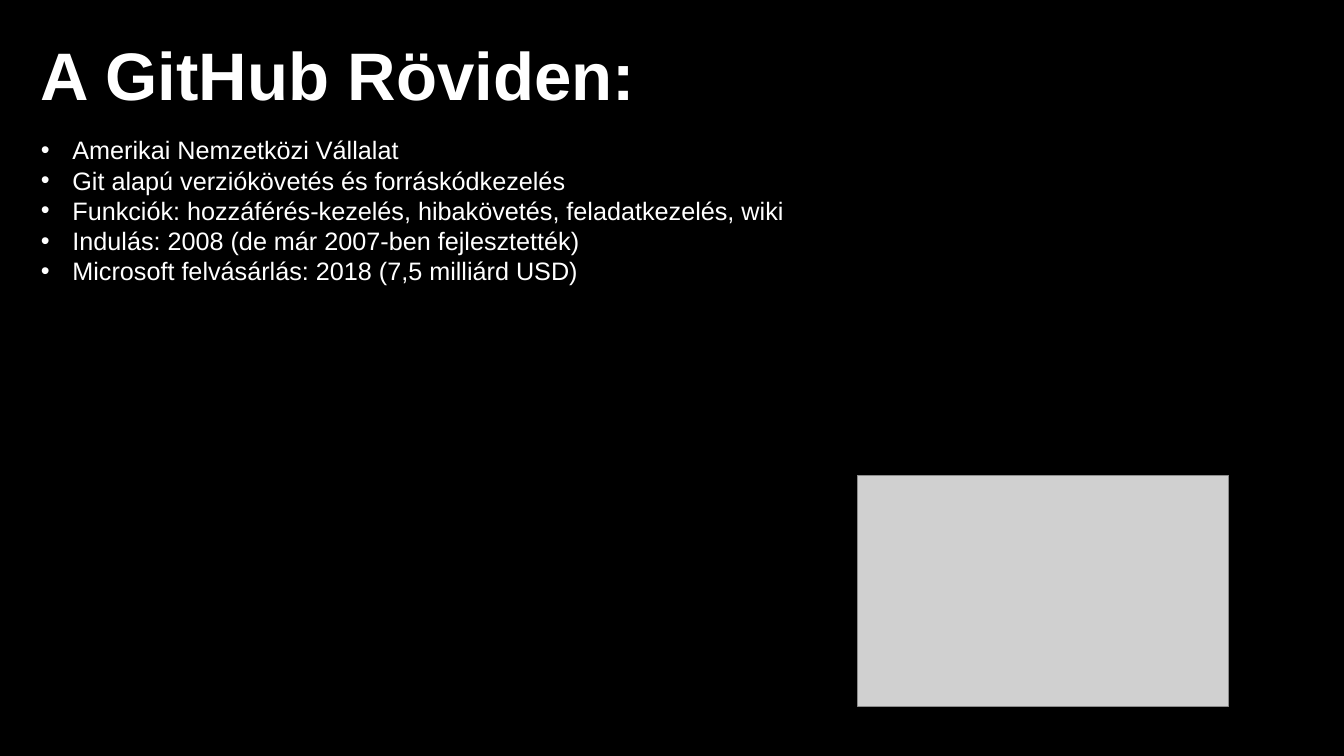
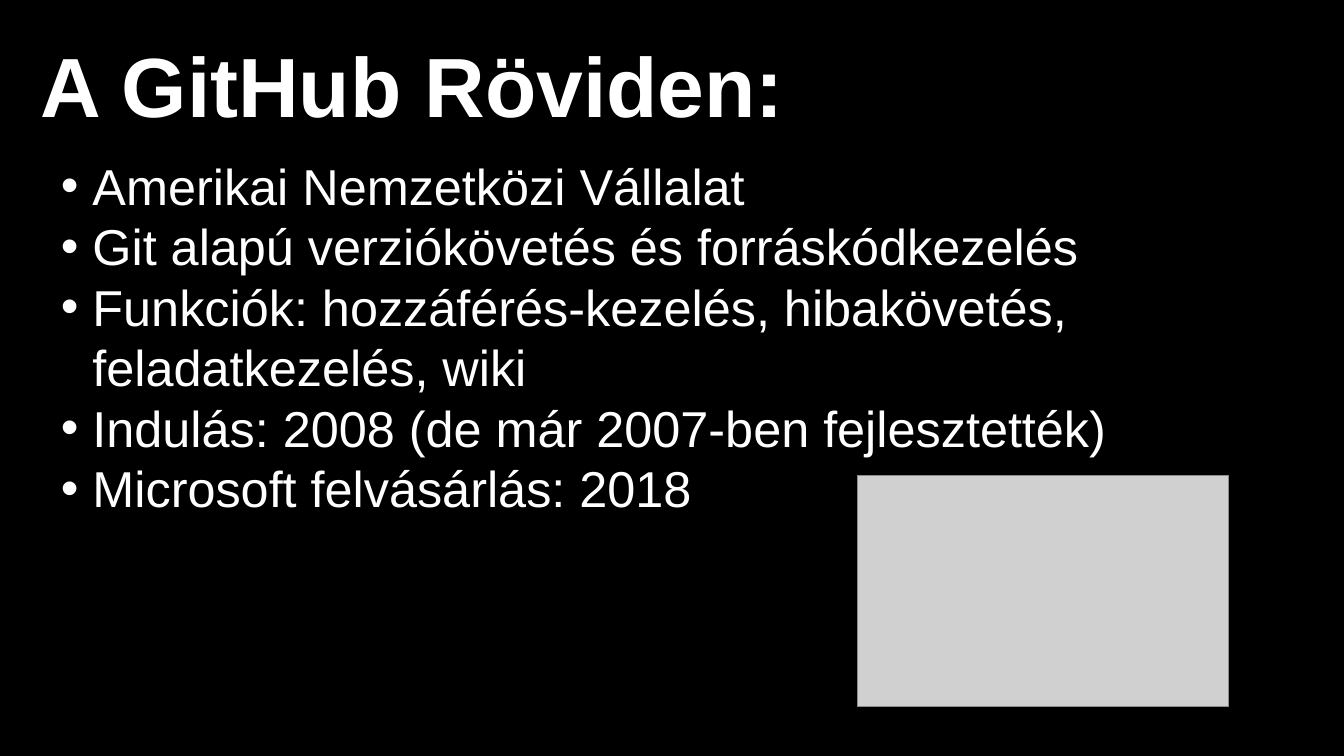
Before and after one commit to cobragaming453/IKT-Prezent-cio-Git-Hub-, a slide deck: slide 3 of IKT_GitHub_prezentácio_v4.pptx. Drawn at 1344x756 pixels with LibreOffice and Linux fonts; fonts in the diff are those of the drawing; grey boxes stand for pictures; background and template pictures are left out. Boxes give left, top, right and bottom in pixels: in the first picture for what was removed or moved away, otherwise in the second. Text is boxed around its words. In the diff, an @@ line names an element or a change of style, - is before the commit and + after.

```diff
--- a/IKT_GitHub_prezentácio_v4.pptx
+++ b/IKT_GitHub_prezentácio_v4.pptx
@@ text "A GitHub Röviden:" at (x1=41, y1=56, x2=784, y2=118): size 48 to 60 pt @@
@@ text "Amerikai Nemzetközi Vállalat" moved from (x1=72, y1=140, x2=783, y2=286) to (x1=92, y1=168, x2=1106, y2=508) @@
@@ text at (x1=92, y1=168, x2=1106, y2=457): size 18 to 36 pt in "Amerikai Nemzetközi Vállalat", "Git alapú verziókövetés és forráskódkezelés", "Funkciók: hozzáférés-kezelés, hibakövetés, feladatkezelés, w ...", "Indulás: 2008 (de már 2007-ben fejlesztették)" @@
@@ text at (x1=92, y1=470, x2=691, y2=508): text changed; size 18 to 36 pt @@
-• Microsoft felvásárlás: 2018 (7,5 milliárd USD)
+• Microsoft felvásárlás: 2018
```
Also in this commit, not shown: 3 other slides changed, 2 slides added, 2 slides removed.
